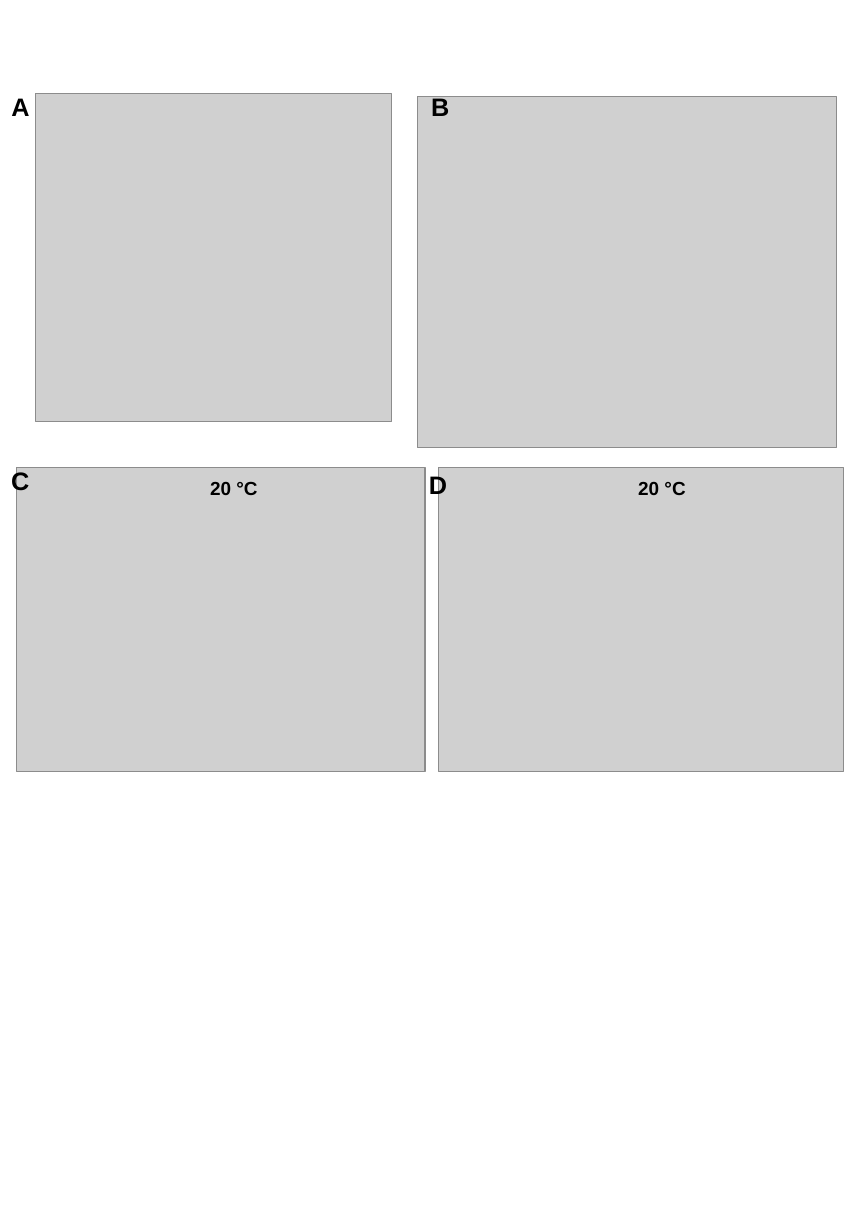
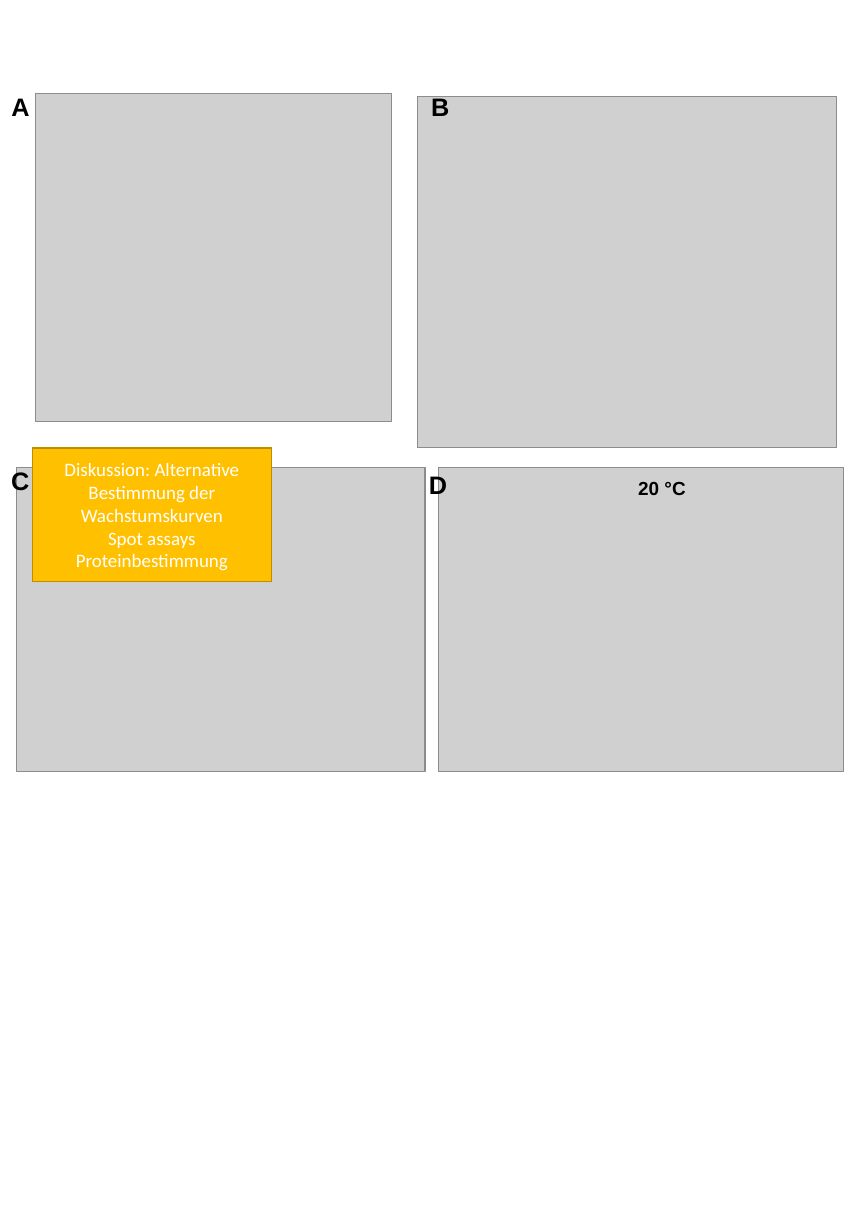
Before and after one commit to ppalandre/Master-thesis, a slide deck: slide 3 of WRITING/Figures/Figure02_Constructs and growth curves/Figure02_Constructrs and growth curves.pptx. Drawn at 853x1232 pixels with LibreOffice and Linux fonts; fonts in the diff are those of the drawing; grey boxes stand for pictures. Boxes give left, top, right and bottom in pixels: in the first picture for what was removed or moved away, otherwise in the second. Text is boxed around its words. In the diff, an @@ line names an element or a change of style, - is before the commit and + after.

```diff
--- a/WRITING/Figures/Figure02_Constructs and growth curves/Figure02_Constructrs and growth curves.pptx
+++ b/WRITING/Figures/Figure02_Constructs and growth curves/Figure02_Constructrs and growth curves.pptx
@@ rectangle added at box(32, 448, 271, 582), fill #FFC000, outline #BD8E00 1 pt, 12 pt, text #FFFFFF @@
+Diskussion: Alternative Bestimmung der Wachstumskurven
+Spot assays
+Proteinbestimmung
@@ text removed at box(210, 482, 257, 495) @@
-20 °C
```
Also in this commit, not shown: 1 other slide changed, 10 other files.
